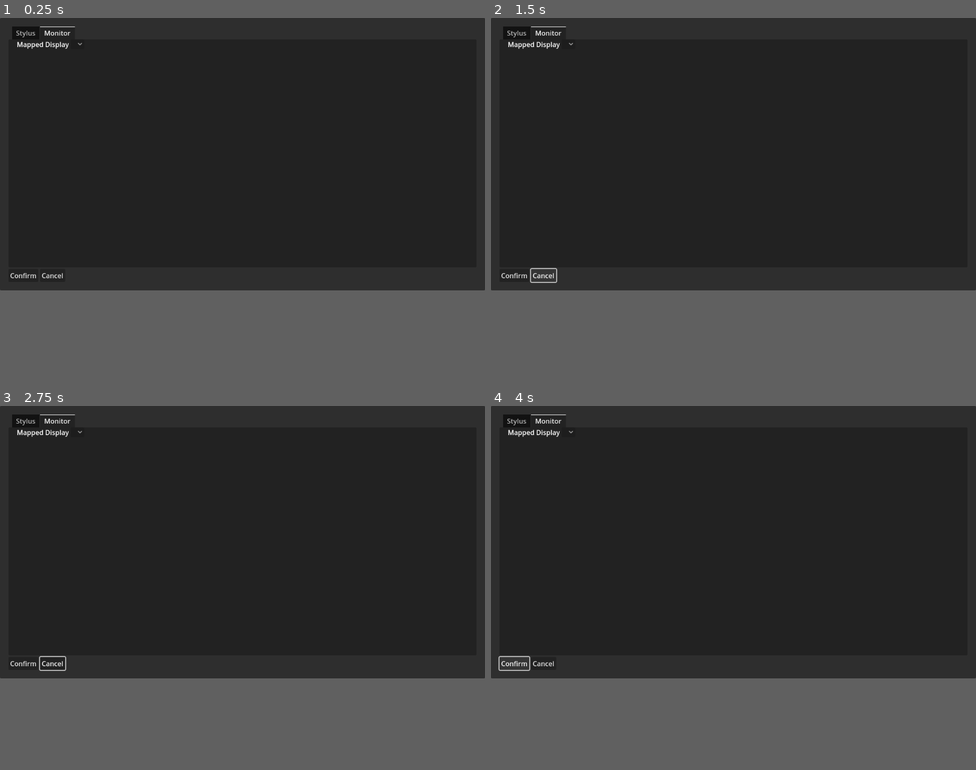
Above: before the commit, frames 1-4 (two rows, left to right).
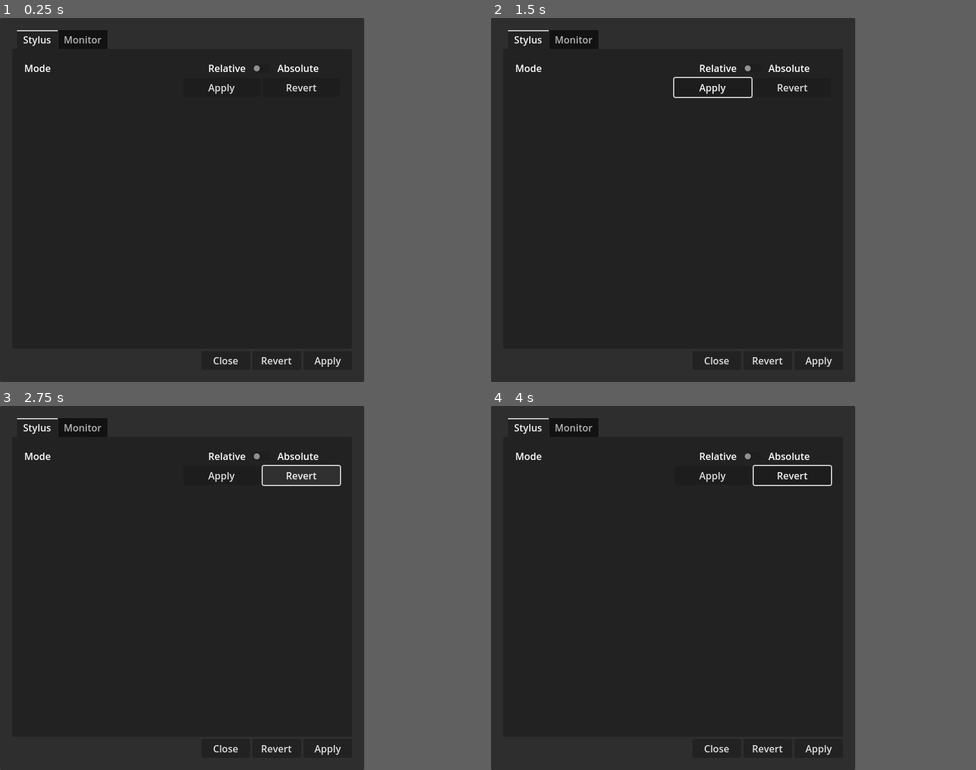
Above: after the commit, the same moments.

Repository: starlightlacuna/TabletConfigurator
Game: Godot game, scene res://scenes/main.tscn
Two runs of this game, one before a commit and one after it. Both use one fixed random seed, a clock stepped at 60 frames per second and the inputs below.
Inputs (mouse positions are in pixels of both pictures, inside the frame that each line leads up to):
- Up to frame 1 (0.25 s): no input
- Up to frame 2 (1.5 s): click (786, 68) at 0.5 s, where only the run after the commit has a clickable "Apply"; click (544, 276) at 1.25 s, where only the run before the commit has a clickable "Cancel"
- Up to frame 3 (2.75 s): click (402, 456) at 2 s, where only the run after the commit has a clickable "Revert"
- Up to frame 4 (4 s): click (515, 664) at 2.75 s, where only the run before the commit has a clickable "Confirm"; click (515, 664) at 3.5 s, where only the run before the commit has a clickable "Confirm"
In our replay, the window is 799x449 before the commit and 600x600 after it. These sizes can differ from the game's own. Grey fills any space a smaller window leaves; there, only what the larger window draws over its background counts as a difference.

The runs differ from the first frame. In frame 1, 1.2% of the frame differs, in the area x 0-100%, y 0-100%; in frame 2, 1.4%; in frame 3, 1.4%; in frame 4, 1.4%.
Error before the commit: Out of bounds get index '1' (on base: 'Array') (res://scripts/system_settings.gd:32)
Error after the commit: Out of bounds get index '1' (on base: 'Array') (res://scripts/system_settings.gd:30)

Commit message:
Add State resource

Diff:
--- a/project.godot
+++ b/project.godot
@@ -18,3 +18,8 @@
 [autoload]
 
 SystemSettings="*res://scripts/system_settings.gd"
+
+[display]
+
+window/size/viewport_width=600
+window/size/viewport_height=600
--- a/scenes/main.gd
+++ b/scenes/main.gd
@@ -7,13 +7,12 @@
 	settings_tab_container.set_tab_title(0, "Stylus")
 	settings_tab_container.set_tab_title(1, "Monitor")
 
-	#var output: Array
 
-	# Get system settings
-	#execute(path: String, arguments: PackedStringArray, output: Array = [], read_stderr: bool = false, open_console: bool = false)
-	#OS.execute("xrandr", [], output, true)
-	#print(output)
+func _on_close_button_pressed() -> void:
+	get_tree().quit()
 
+func _on_revert_button_pressed() -> void:
+	pass # Replace with function body.
 
-func _process(delta: float) -> void:
-	pass
+func _on_apply_button_pressed() -> void:
+	pass # Replace with function body.
--- a/scenes/main.tscn
+++ b/scenes/main.tscn
@@ -38,22 +38,38 @@
 unique_name_in_owner = true
 layout_mode = 2
 size_flags_vertical = 3
-current_tab = 1
+current_tab = 0
 
 [node name="StylusSettings" parent="PanelContainer/MarginContainer/VBoxContainer/SettingsTabContainer" instance=ExtResource("2_8qrei")]
+layout_mode = 2
+
+[node name="MonitorSettings" parent="PanelContainer/MarginContainer/VBoxContainer/SettingsTabContainer" instance=ExtResource("3_43tpw")]
 visible = false
 layout_mode = 2
 
-[node name="MonitorSettings" parent="PanelContainer/MarginContainer/VBoxContainer/SettingsTabContainer" instance=ExtResource("3_43tpw")]
+[node name="ButtonsContainer" type="HBoxContainer" parent="PanelContainer/MarginContainer/VBoxContainer"]
 layout_mode = 2
 
-[node name="HBoxContainer" type="HBoxContainer" parent="PanelContainer/MarginContainer/VBoxContainer"]
+[node name="Spacer" type="Control" parent="PanelContainer/MarginContainer/VBoxContainer/ButtonsContainer"]
 layout_mode = 2
+size_flags_horizontal = 3
 
-[node name="ConfirmButton" type="Button" parent="PanelContainer/MarginContainer/VBoxContainer/HBoxContainer"]
+[node name="CloseButton" type="Button" parent="PanelContainer/MarginContainer/VBoxContainer/ButtonsContainer"]
+custom_minimum_size = Vector2(80, 0)
 layout_mode = 2
-text = "Confirm"
+text = "Close
+"
 
-[node name="CancelButton" type="Button" parent="PanelContainer/MarginContainer/VBoxContainer/HBoxContainer"]
+[node name="RevertButton" type="Button" parent="PanelContainer/MarginContainer/VBoxContainer/ButtonsContainer"]
+custom_minimum_size = Vector2(80, 0)
 layout_mode = 2
-text = "Cancel"
+text = "Revert"
+
+[node name="ApplyButton" type="Button" parent="PanelContainer/MarginContainer/VBoxContainer/ButtonsContainer"]
+custom_minimum_size = Vector2(80, 0)
+layout_mode = 2
+text = "Apply"
+
+[connection signal="pressed" from="PanelContainer/MarginContainer/VBoxContainer/ButtonsContainer/CloseButton" to="." method="_on_close_button_pressed"]
+[connection signal="pressed" from="PanelContainer/MarginContainer/VBoxContainer/ButtonsContainer/RevertButton" to="." method="_on_revert_button_pressed"]
+[connection signal="pressed" from="PanelContainer/MarginContainer/VBoxContainer/ButtonsContainer/ApplyButton" to="." method="_on_apply_button_pressed"]
--- a/scenes/monitor_settings.gd
+++ b/scenes/monitor_settings.gd
@@ -5,6 +5,6 @@
 
 func _ready() -> void:
 	monitor_option_button = %MonitorOptionButton
-	var monitors: Dictionary = SystemSettings.monitors
+	var monitors: Dictionary = SystemSettings.get_monitors()
 	for monitor_id in monitors:
 		monitor_option_button.add_item(monitor_id)
--- a/scenes/monitor_settings.tscn
+++ b/scenes/monitor_settings.tscn
@@ -3,7 +3,8 @@
 [ext_resource type="Script" path="res://scenes/monitor_settings.gd" id="1_wplia"]
 
 [node name="MonitorSettings" type="MarginContainer"]
-theme_override_constants/margin_top = 0
+offset_right = 160.0
+offset_bottom = 23.0
 script = ExtResource("1_wplia")
 metadata/_tab_index = 1
 
@@ -13,8 +14,10 @@
 
 [node name="MonitorOptionLabel" type="Label" parent="GridContainer"]
 layout_mode = 2
+size_flags_horizontal = 3
 text = "Mapped Display"
 
 [node name="MonitorOptionButton" type="OptionButton" parent="GridContainer"]
 unique_name_in_owner = true
 layout_mode = 2
+size_flags_horizontal = 3
--- a/scenes/stylus_settings.tscn
+++ b/scenes/stylus_settings.tscn
@@ -23,6 +23,7 @@
 layout_mode = 2
 size_flags_horizontal = 3
 text = "Relative"
+horizontal_alignment = 2
 
 [node name="ModeSwitch" type="CheckButton" parent="GridContainer/HBoxContainer"]
 unique_name_in_owner = true
--- /dev/null
+++ b/scripts/state.gd
@@ -0,0 +1,17 @@
+class_name State
+extends Resource
+
+var devices: Dictionary = {}
+var monitors: Dictionary = {}
+
+func get_devices() -> Dictionary:
+	return devices
+
+func set_devices(p_devices: Dictionary) -> void:
+	devices = p_devices
+
+func get_monitors() -> Dictionary:
+	return monitors
+
+func set_monitors(p_monitors: Dictionary) -> void:
+	monitors = p_monitors
--- a/scripts/system_settings.gd
+++ b/scripts/system_settings.gd
@@ -3,27 +3,25 @@
 const XSETWACOM: String = "xsetwacom"
 const XRANDR: String = "xrandr"
 
-var current_mode: Device.Mode
-
-## Array containing Device resources with info about Wacom devices.
-var devices: Array
-## Array containing Monitor resources.
-var monitors: Dictionary
+var system_state: State
+var unsaved_state: State
 
 func _ready() -> void:
-	devices = _get_devices()
-	monitors = _get_monitors()
+	system_state = State.new()
 
-func _get_devices() -> Array:
+	system_state.set_devices(_get_system_devices())
+	system_state.set_monitors(_get_system_monitors())
+
+func _get_system_devices() -> Dictionary:
 	var output: Array
 	OS.execute(XSETWACOM, ["list", "devices"], output, true)
 	if output.size() > 1:
 		printerr(output[1])
-		return []
-	var devices: Array = (output[0] as String).split("\n")
-	devices.remove_at(devices.size() - 1)
-	var device_info: Array = []
-	for device in devices:
+		return {}
+	var device_strings: Array = (output[0] as String).split("\n")
+	device_strings.remove_at(device_strings.size() - 1)
+	var device_info: Dictionary = {}
+	for device in device_strings:
 		var info: Array = device.split("\t")
 		for index in info.size():
 			info[index] = (info[index] as String).rstrip(" ")
@@ -32,7 +30,10 @@
 		new_device.id = (info[1] as String).substr(4)
 		new_device.set_type((info[2] as String).substr(6))
 		new_device.set_mode(_get_mode(new_device.id))
-		device_info.push_back(new_device)
+		if device_info.has(new_device.id):
+			printerr("Duplicate device ID found! (%s)" % new_device.id)
+			return {}
+		device_info[new_device.id] = new_device
 	return device_info
 
 func _get_mode(device_id: String) -> String:
@@ -52,7 +53,7 @@
 		return
 	print(output)
 
-func _get_monitors() -> Dictionary:
+func _get_system_monitors() -> Dictionary:
 	var output: Array
 	OS.execute(XRANDR, [], output, true)
 	if output.size() > 1:
@@ -60,40 +61,45 @@
 		return {}
 	var monitor_lines: Array = (output[0] as String).split("\n")
 
-	var monitors: Dictionary = {}
+	var monitors_found: Dictionary = {}
 	for index in monitor_lines.size() - 1:
 		var line: Array = (monitor_lines[index] as String).split(" ", false)
 
-		# TODO: Try to refactor this into guard clauses
+		var monitor: Monitor = Monitor.new()
+
 		if index == 0:
-			var monitor: Monitor = Monitor.new()
 			monitor.id = "desktop"
 			monitor.name = "All"
 			monitor.resolution = Vector2i(int(line[7]), int(line[9]))
-			monitors[monitor.id] = monitor
+			monitors_found[monitor.id] = monitor
 			continue
-		if line[1] == "connected":
-			var monitor: Monitor = Monitor.new()
-			monitor.id = line[0]
-			monitor.name = monitor.id
-			var resolution_array: Array
-			if line[2] == "primary":
-				resolution_array = line[3].split("x")
-			else:
-				resolution_array = line[2].split("x")
-			var temp: Array = resolution_array.pop_back().split("+")
-			for element in temp:
-				resolution_array.push_back(int(element))
-			resolution_array[0] = int(resolution_array[0])
-			monitor.resolution = Vector2i(resolution_array[0], resolution_array[1])
-			monitor.offset = Vector2i(resolution_array[2], resolution_array[3])
-			monitors[monitor.id] = monitor
+
+		if line[1] != "connected":
 			continue
-	return monitors
+
+		monitor.id = line[0]
+		monitor.name = monitor.id
+		var resolution_array: Array
+		if line[2] == "primary":
+			resolution_array = line[3].split("x")
+		else:
+			resolution_array = line[2].split("x")
+		var temp: Array = resolution_array.pop_back().split("+")
+		for element in temp:
+			resolution_array.push_back(int(element))
+		resolution_array[0] = int(resolution_array[0])
+		monitor.resolution = Vector2i(resolution_array[0], resolution_array[1])
+		monitor.offset = Vector2i(resolution_array[2], resolution_array[3])
+		monitors_found[monitor.id] = monitor
+	return monitors_found
 
 func get_stylus_devices() -> Array:
 	var stylus_devices: Array = []
-	for device in devices:
-		if device.get_type() == Device.Type.STYLUS:
-			stylus_devices.push_back(device)
+	var devices: Dictionary = system_state.get_devices()
+	for device_key in devices:
+		if (devices[device_key] as Device).get_type() == Device.Type.STYLUS:
+			stylus_devices.push_back(devices[device_key])
 	return stylus_devices
+
+func get_monitors() -> Dictionary:
+	return system_state.get_monitors()
